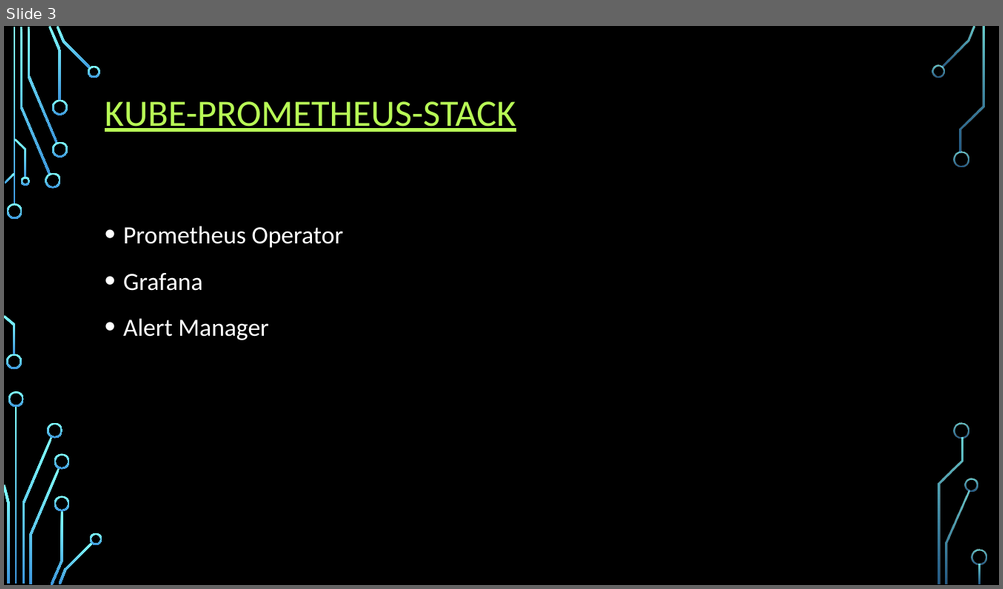
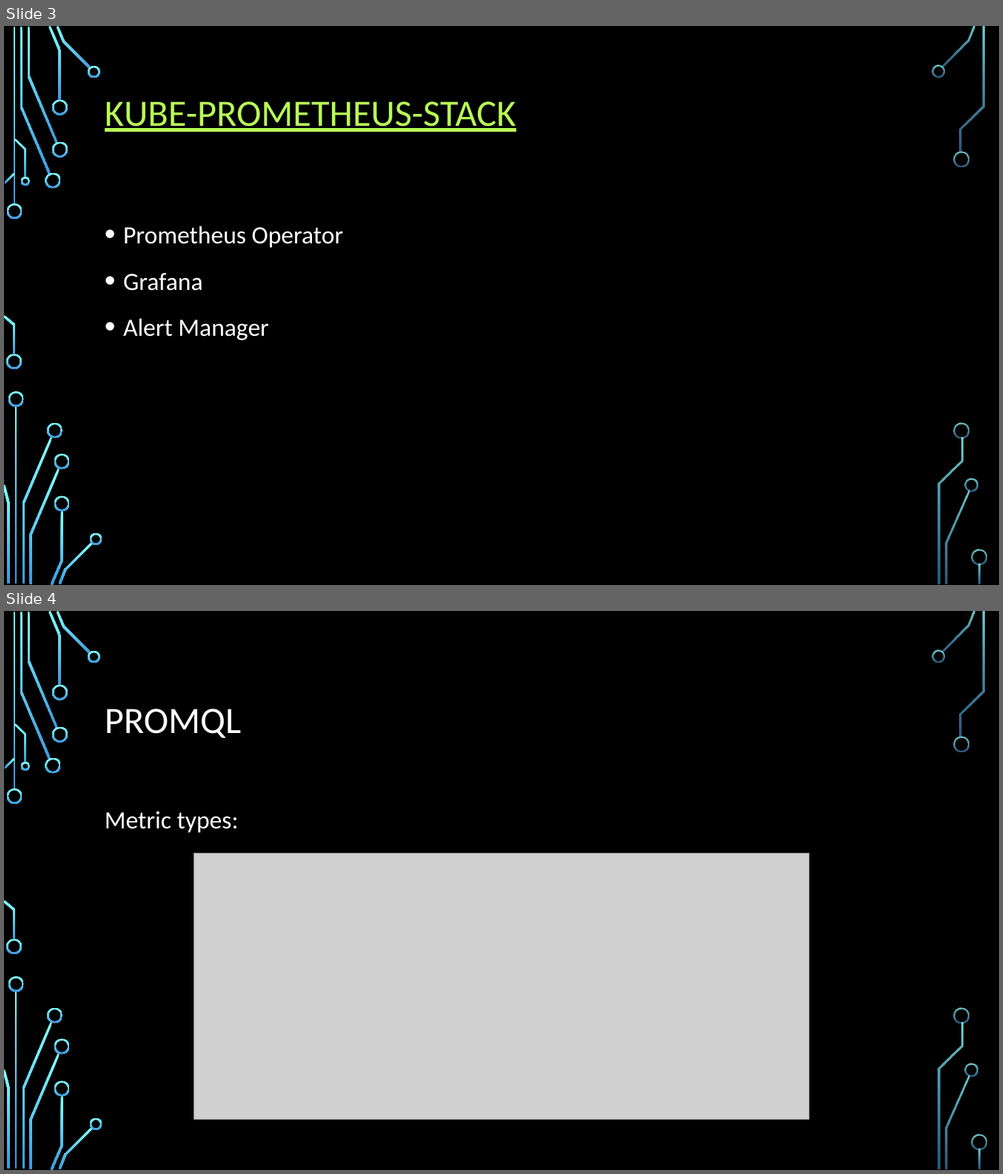
Before and after one commit to ybaryshnikova/monitoring-meetup, a slide deck: Intro slide.pptx. Shown one above the other, each under a label of ours: slide 3 before the commit, slides 3 and 4 after it. The pictures are 1003x589 and 1003x1174 pixels, drawn with LibreOffice and Linux fonts; fonts in the diff are those of the drawing; grey boxes stand for pictures; background and template pictures are left out. Boxes give left, top, right and bottom in pixels: in the first picture for what was removed or moved away, otherwise in the second. Text is boxed around its words. In the diff, an @@ line names an element or a change of style, - is before the commit and + after.

```diff
--- a/Intro slide.pptx
+++ b/Intro slide.pptx
@@ slide 4 added at (4,611,999,1170), background picture (left out); not listed: 36 template elements that a slide beside it also shows @@
@@ title added at (105,709,241,738), 36 pt, text #FFFFFF @@
+PROMQL
@@ text added at (105,812,239,833), 24 pt, text #FFFFFF @@
+Metric types:
@@ picture added at (194,854,809,1120) @@
```
Also in this commit, not shown: 1 slide changed, 7 other files.
